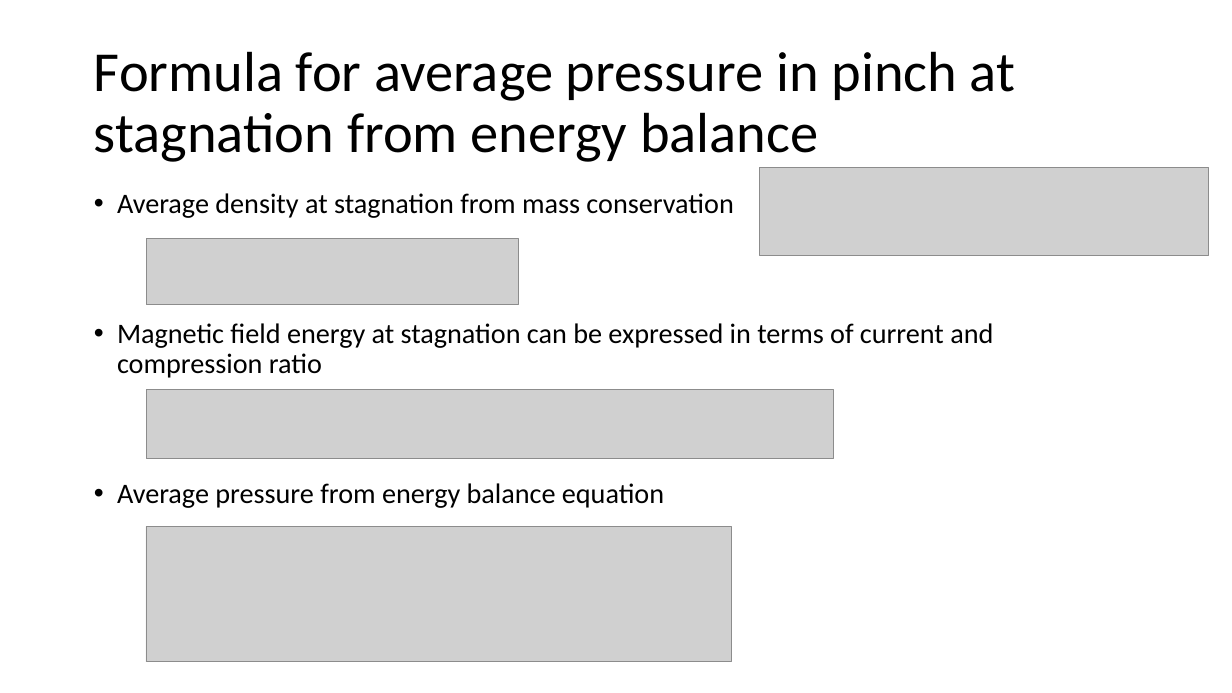
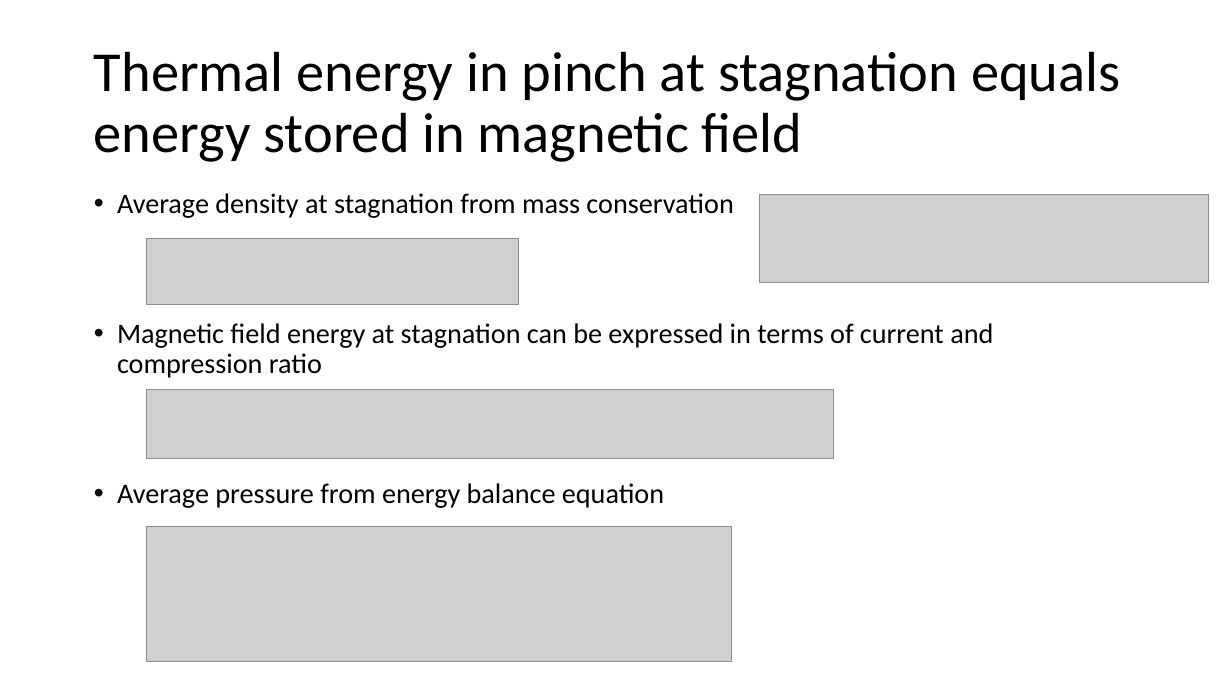
Before and after one commit to JustinRayAngus/MHDmpi, a slide deck: slide 24 of presentations/1DmhdShocks.pptx (slide 21 before the commit). Drawn at 1232x693 pixels with LibreOffice and Linux fonts; fonts in the diff are those of the drawing; grey boxes stand for pictures. Boxes give left, top, right and bottom in pixels: in the first picture for what was removed or moved away, otherwise in the second. Text is boxed around its words. In the diff, an @@ line names an element or a change of style, - is before the commit and + after.

```diff
--- a/presentations/1DmhdShocks.pptx
+++ b/presentations/1DmhdShocks.pptx
@@ title at box(94, 51, 1120, 162): text changed @@
-Formula for average pressure in pinch at stagnation from energy balance
+Thermal energy in pinch at stagnation equals energy stored in magnetic field
@@ picture: place and size @@
-picture at box(760, 168, 1209, 256)
+picture at box(760, 195, 1209, 283)
```
Also in this commit, not shown: 11 other slides changed, 4 slides added, 29 other files.
